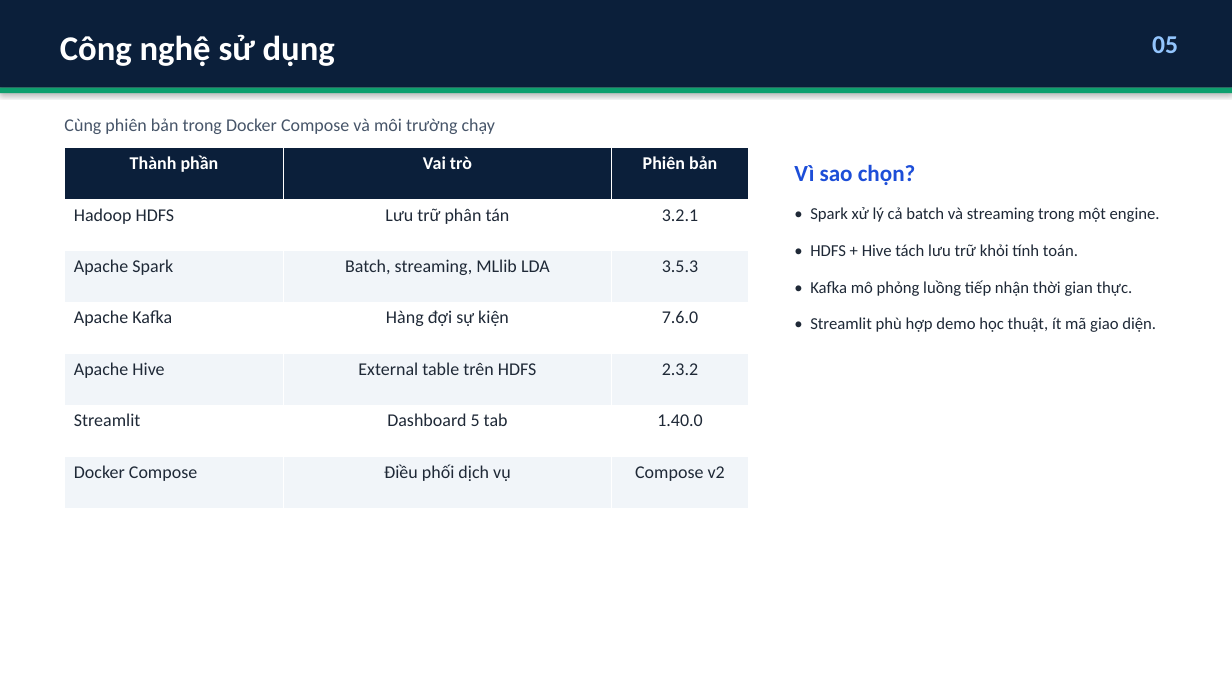
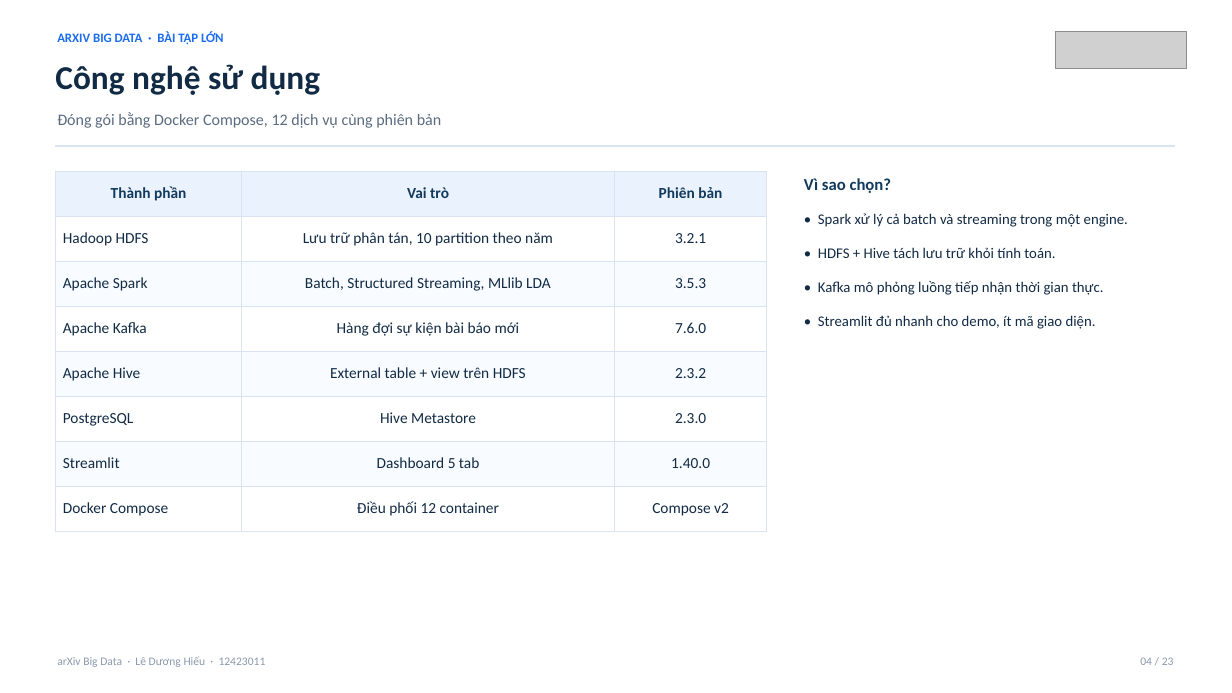
Before and after one commit to LDH-LeHieu18012005/arXiv-Big-Data-Platform, a slide deck: slide 4 of Slide Thuyết trình Xử lý Dữ liệu lớn - Lê Dương Hiếu.pptx (slide 5 before the commit). Drawn at 1232x693 pixels with LibreOffice and Linux fonts; fonts in the diff are those of the drawing; grey boxes stand for pictures. Boxes give left, top, right and bottom in pixels: in the first picture for what was removed or moved away, otherwise in the second. Text is boxed around its words. In the diff, an @@ line names an element or a change of style, - is before the commit and + after.

Commit message:
chore: finalize report and slides, sync dashboard screenshots, clean workspace
- Rebuild DOCX/PDF with real figure/table page numbers using the stable two-pass Word refresh
- Recapture dashboard screenshots from the final UI and rebuild slides + PDF
- Add template-based report builder and deprecate the old layout script
- Move report template to templates/, remove debug scripts, stale markdown report and unused screenshots
- Update dashboard schema test and README report instructions

```diff
--- a/Slide Thuyết trình Xử lý Dữ liệu lớn - Lê Dương Hiếu.pptx
+++ b/Slide Thuyết trình Xử lý Dữ liệu lớn - Lê Dương Hiếu.pptx
@@ rectangle removed at box(0, 0, 1232, 88) @@
@@ text "Công nghệ sử dụng": place and size @@
-text "Công nghệ sử dụng" at box(60, 34, 335, 66)
+text "Công nghệ sử dụng" at box(55, 64, 320, 95)
@@ text "Công nghệ sử dụng" at box(55, 64, 320, 95): size 27 to 26 pt, text colour #FFFFFF to #122B45; line spacing 1.15 to 1.12 @@
@@ text added at box(57, 31, 224, 44), 10 pt, text #1A6CF0, bold @@
+ARXIV BIG DATA · BÀI TẬP LỚN
@@ picture added at box(1055, 31, 1187, 69) @@
@@ text removed at box(1152, 36, 1178, 53) @@
-05
@@ rectangle removed at box(0, 88, 1232, 93) @@
@@ text added at box(57, 112, 441, 128), 12.5 pt, text #5B6B80 @@
+Đóng gói bằng Docker Compose, 12 dịch vụ cùng phiên bản
@@ text removed at box(64, 118, 495, 134) @@
-Cùng phiên bản trong Docker Compose và môi trường chạy
@@ line added from (55, 146) to (1176, 146), #D9E4F2 1 pt @@
@@ table at box(55, 171, 767, 531) @@
-row 2: Hadoop HDFS | Lưu trữ phân tán | 3.2.1
-row 3: Apache Spark | Batch, streaming, MLlib LDA | 3.5.3
-row 4: Apache Kafka | Hàng đợi sự kiện | 7.6.0
-row 5: Apache Hive | External table trên HDFS | 2.3.2
+row 2: Hadoop HDFS | Lưu trữ phân tán, 10 partition theo năm | 3.2.1
+row 3: Apache Spark | Batch, Structured Streaming, MLlib LDA | 3.5.3
+row 4: Apache Kafka | Hàng đợi sự kiện bài báo mới | 7.6.0
+row 5: Apache Hive | External table + view trên HDFS | 2.3.2
+row 6: PostgreSQL | Hive Metastore | 2.3.0
-row 8, column 2: Điều phối dịch vụ
+row 8, column 2: Điều phối 12 container
@@ table: place and size @@
-table at box(65, 148, 749, 508)
+table at box(55, 171, 767, 531)
@@ text "Vì sao chọn?": place and size @@
-text "Vì sao chọn?" at box(794, 164, 915, 185)
+text "Vì sao chọn?" at box(804, 178, 891, 193)
@@ text "Vì sao chọn?" at box(804, 178, 891, 193): size 18 to 13 pt, text colour #1D4ED8 to #123A5C; line spacing 1.15 to 1.12 @@
@@ text "• Spark xử lý cả ...": place and size @@
-text "• Spark xử lý cả ..." at box(810, 207, 1160, 332)
+text "• Spark xử lý cả ..." at box(818, 213, 1128, 329)
@@ text at box(818, 213, 1128, 295): size 13 to 11.5 pt, text colour #1F2937 to #122B45 in "• Spark xử lý cả batch và ...", "• HDFS + Hive tách lưu trữ ...", "• Kafka mô phỏng luồng tiếp nhận ..."; line spacing 1.2 to 1.18 @@
@@ text at box(818, 315, 1096, 329): text changed; size 13 to 11.5 pt; text colour #1F2937 to #122B45 @@
-• Streamlit phù hợp demo học thuật, ít mã giao diện.
+• Streamlit đủ nhanh cho demo, ít mã giao diện.
@@ text added at box(57, 656, 266, 667), 9 pt, text #8B9AAD @@
+arXiv Big Data · Lê Dương Hiếu · 12423011
@@ text added at box(1140, 657, 1174, 665), 9 pt, text #8B9AAD @@
+04 / 23
```
Also in this commit, not shown: 6 other slides changed, 16 slides added, 10 slides removed, 42 other files.
